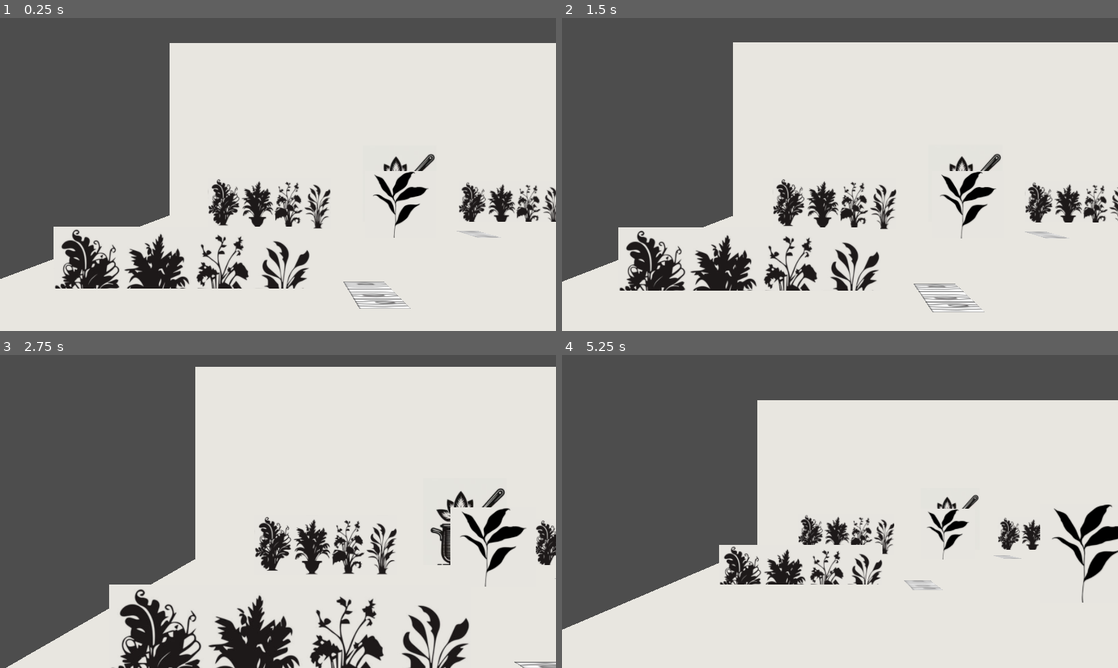
Above: before the commit, frames 1-4 (two rows, left to right).
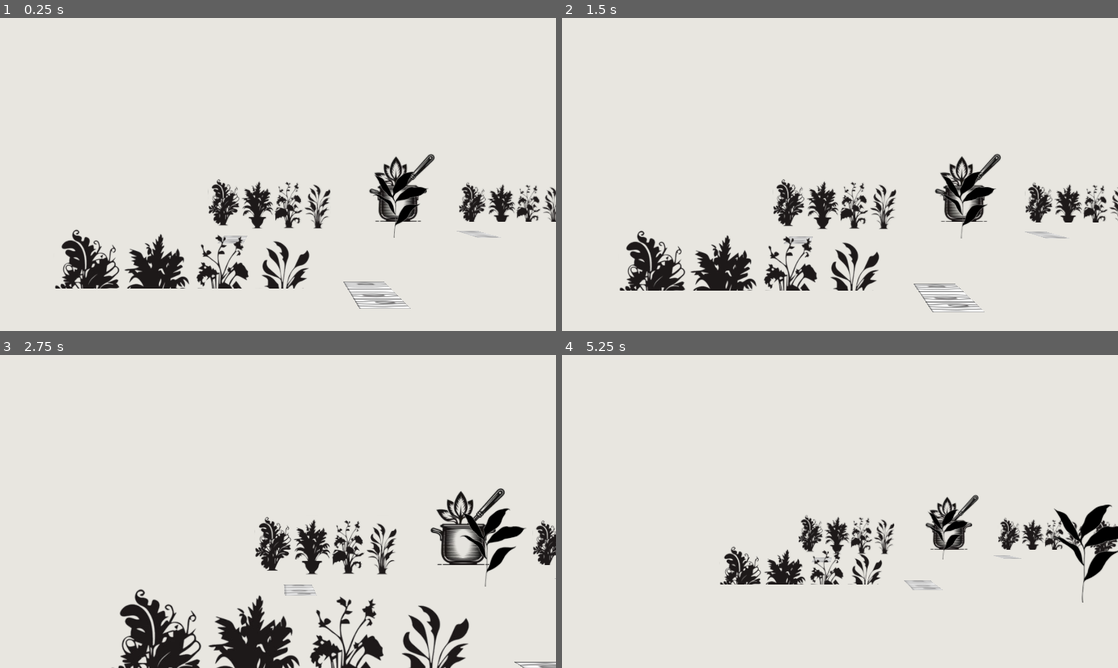
Above: after the commit, the same moments.

Repository: CharlExMachina/Its-a-secret-to-everyone
Game: Godot game, scene res://src/environments/explorable_zone.tscn
The game is run twice, just before and just after one commit, with the same random seed, the same clock (stepped at 60 frames per second) and the same inputs.
Inputs (mouse positions are in pixels of both pictures, inside the frame that each line leads up to):
- Up to frame 1 (0.25 s): no input
- Up to frame 2 (1.5 s): tap Enter at 0.5 s; move the mouse to (962, 158) at 0.52 s; press the mouse at (962, 158) at 0.53 s; release the mouse at (962, 158) at 1.25 s; tap Space at 1.25 s; drag from (728, 190) to (812, 237) at 1.27 s
- Up to frame 3 (2.75 s): move the mouse to (333, 442) at 2.02 s; press the mouse at (333, 442) at 2.03 s
- Up to frame 4 (5.25 s): release the mouse at (895, 442) at 2.75 s; tap Enter at 2.75 s; drag from (812, 574) to (673, 464) at 2.77 s; move the mouse to (1006, 558) at 3.52 s; press the mouse at (1006, 558) at 3.53 s; release the mouse at (1006, 558) at 4.25 s; tap Space at 4.25 s; drag from (673, 464) to (756, 433) at 4.27 s; move the mouse to (867, 511) at 5.02 s; press the mouse at (867, 511) at 5.03 s

The runs differ from the first frame. In frame 1, 28% of the frame differs, in the area x 0-100%, y 0-87%; in frame 2, 28%; in frame 3, 32%; in frame 4, 37%, in the area x 0-100%, y 0-88%.

Commit message:
WIP interaction system

Diff:
--- a/secret-to-everyone/src/entities/player/player.gd
+++ b/secret-to-everyone/src/entities/player/player.gd
@@ -27,6 +27,8 @@
 	var velocity_y := 0.0
 
 	if is_moving:
+		get_tree().call_group("CursorController", "set_cursor_pan")
+
 		if abs(motion.x) > DRAG_MOTION_X_MIN_THRESHOLD:
 			velocity_x = clampf(-motion.x, -DRAG_MOTION_MAX_X, DRAG_MOTION_MAX_X) # we invert the X value so the spanning motion feels natural
 		else:
@@ -51,6 +53,8 @@
 
 func stop_movement() -> void:
 	is_moving = false
+	get_tree().call_group("CursorController", "reset_cursor")
+	get_tree().call_group("CursorController", "set_default_cursor")
 
 
 func calculate_span_motion() -> Vector2:
--- /dev/null
+++ b/secret-to-everyone/src/entities/props/interactable_props/interactable_scroll.gd
@@ -0,0 +1,27 @@
+extends Area3D
+
+var information_popup = preload("res://src/entities/ui/information_popup.tscn")
+
+@export var item_name: String = ""
+@export_multiline var item_description: String = ""
+
+
+func _on_mouse_entered() -> void:
+	get_tree().call_group("CursorController", "set_investigation_cursor")
+
+
+func _on_mouse_exited() -> void:
+	get_tree().call_group("CursorController", "reset_cursor")
+
+
+func _on_input_event(camera: Node, event: InputEvent, event_position: Vector3, normal: Vector3, shape_idx: int) -> void:
+	if event is InputEventMouseMotion:
+		get_tree().call_group("CursorController", "set_investigation_cursor")
+	elif event is InputEventMouseButton:
+		if event.button_index == MOUSE_BUTTON_LEFT and event.pressed:
+			var popup_instance = information_popup.instantiate()
+
+			popup_instance.title = item_name
+			popup_instance.description = item_description
+
+			get_parent().add_child(popup_instance)
--- /dev/null
+++ b/secret-to-everyone/src/entities/props/interactable_props/interactable_scroll.tscn
@@ -0,0 +1,26 @@
+[gd_scene load_steps=4 format=3 uid="uid://vhf0l0b53njs"]
+
+[ext_resource type="Script" path="res://src/entities/props/interactable_props/interactable_scroll.gd" id="1_hen1t"]
+[ext_resource type="Texture2D" uid="uid://cyxbfkntq7dag" path="res://src/assets/sprites/scroll.png" id="1_tfyfj"]
+
+[sub_resource type="SphereShape3D" id="SphereShape3D_6ncqy"]
+radius = 0.596031
+
+[node name="InteractableScroll" type="Area3D"]
+script = ExtResource("1_hen1t")
+item_name = "Old Scroll"
+item_description = "A blank scroll, it looks very old but it makes zero sense for it to be empty.
+
+Maybe it's just a placeholder asset?"
+
+[node name="CollisionShape3D" type="CollisionShape3D" parent="."]
+transform = Transform3D(1, 0, 0, 0, 1, 0, 0, 0, 1, -0.168404, 0, 0)
+shape = SubResource("SphereShape3D_6ncqy")
+
+[node name="Sprite3D" type="Sprite3D" parent="."]
+transform = Transform3D(0.338045, 0, 0, 0, 0.338045, 0, 0, 0, 1, 0, 0, 0)
+texture = ExtResource("1_tfyfj")
+
+[connection signal="input_event" from="." to="." method="_on_input_event"]
+[connection signal="mouse_entered" from="." to="." method="_on_mouse_entered"]
+[connection signal="mouse_exited" from="." to="." method="_on_mouse_exited"]
--- /dev/null
+++ b/secret-to-everyone/src/entities/systems/cursor_controller/cursor_controller.gd
@@ -0,0 +1,54 @@
+extends Node
+
+var open_hand = preload("res://src/assets/sprites/cursors/hand_open.png")
+var pointer_hand = preload("res://src/assets/sprites/cursors/hand_point.png")
+var closed_hand = preload("res://src/assets/sprites/cursors/hand_closed.png")
+var investigate_object_cursor = preload("res://src/assets/sprites/cursors/zoom.png")
+
+var cursor_override_enabled := false
+
+func _ready() -> void:
+	set_default_cursor()
+
+
+func set_default_cursor() -> void:
+	if cursor_override_enabled:
+		return
+
+	Input.set_custom_mouse_cursor(open_hand)
+
+
+func set_cursor_pointer() -> void:
+	if cursor_override_enabled:
+		return
+
+	Input.set_custom_mouse_cursor(pointer_hand)
+	cursor_override_enabled = true
+
+
+func set_cursor_pan() -> void:
+	if cursor_override_enabled:
+		return
+
+	Input.set_custom_mouse_cursor(closed_hand)
+	cursor_override_enabled = true
+
+
+func set_investigation_cursor() -> void:
+	if cursor_override_enabled:
+		return
+
+	Input.set_custom_mouse_cursor(investigate_object_cursor)
+	cursor_override_enabled = true
+
+
+func reset_cursor() -> void:
+	if cursor_override_enabled == false:
+		return
+
+	cursor_override_enabled = false
+
+
+func _notification(what: int) -> void:
+	if what == NOTIFICATION_APPLICATION_FOCUS_IN:
+		set_default_cursor()
--- /dev/null
+++ b/secret-to-everyone/src/entities/systems/cursor_controller/cursor_controller.tscn
@@ -0,0 +1,6 @@
+[gd_scene load_steps=2 format=3 uid="uid://nhyis68owura"]
+
+[ext_resource type="Script" path="res://src/entities/systems/cursor_controller/cursor_controller.gd" id="1_24y70"]
+
+[node name="CursorController" type="Node"]
+script = ExtResource("1_24y70")
--- /dev/null
+++ b/secret-to-everyone/src/entities/ui/information_popup.gd
@@ -0,0 +1,15 @@
+extends Control
+
+var title: String:
+	get:
+		return title
+	set(value):
+		title = value
+		$Panel/TitleLabel.text = value
+
+var description: String:
+	get:
+		return description
+	set(value):
+		description = value
+		$Panel/DescriptionLabel.text = value
--- /dev/null
+++ b/secret-to-everyone/src/entities/ui/information_popup.tscn
@@ -0,0 +1,64 @@
+[gd_scene load_steps=6 format=3 uid="uid://dch0yp31l32l7"]
+
+[ext_resource type="Script" path="res://src/entities/ui/information_popup.gd" id="1_1hke8"]
+[ext_resource type="FontFile" uid="uid://cr0veva7b3pab" path="res://src/assets/fonts/caveat_regular.ttf" id="2_7ps1r"]
+
+[sub_resource type="StyleBoxFlat" id="StyleBoxFlat_5flj4"]
+bg_color = Color(0, 0, 0, 0.698039)
+
+[sub_resource type="LabelSettings" id="LabelSettings_l1k13"]
+font_size = 86
+
+[sub_resource type="LabelSettings" id="LabelSettings_0c0bj"]
+font_size = 42
+
+[node name="InformationPopup" type="Control"]
+layout_mode = 3
+anchors_preset = 15
+anchor_right = 1.0
+anchor_bottom = 1.0
+grow_horizontal = 2
+grow_vertical = 2
+script = ExtResource("1_1hke8")
+
+[node name="Panel" type="Panel" parent="."]
+layout_mode = 1
+anchors_preset = 15
+anchor_right = 1.0
+anchor_bottom = 1.0
+grow_horizontal = 2
+grow_vertical = 2
+theme_override_styles/panel = SubResource("StyleBoxFlat_5flj4")
+metadata/_edit_lock_ = true
+
+[node name="TitleLabel" type="Label" parent="Panel"]
+layout_mode = 1
+anchors_preset = 10
+anchor_right = 1.0
+offset_top = 25.0
+offset_bottom = 48.0
+grow_horizontal = 2
+theme_override_fonts/font = ExtResource("2_7ps1r")
+theme_override_font_sizes/font_size = 41
+text = "Title"
+label_settings = SubResource("LabelSettings_l1k13")
+horizontal_alignment = 1
+
+[node name="DescriptionLabel" type="Label" parent="Panel"]
+layout_mode = 1
+anchors_preset = 8
+anchor_left = 0.5
+anchor_top = 0.5
+anchor_right = 0.5
+anchor_bottom = 0.5
+offset_left = -495.0
+offset_top = -143.0
+offset_right = 495.0
+offset_bottom = 143.0
+grow_horizontal = 2
+grow_vertical = 2
+theme_override_fonts/font = ExtResource("2_7ps1r")
+theme_override_font_sizes/font_size = 36
+text = "This is a long description for an item in the game, it has lots and lots of information!"
+label_settings = SubResource("LabelSettings_0c0bj")
+autowrap_mode = 2
--- a/secret-to-everyone/src/environments/explorable_zone.tscn
+++ b/secret-to-everyone/src/environments/explorable_zone.tscn
@@ -6,10 +6,14 @@
 [ext_resource type="PackedScene" uid="uid://kah8tdguoi58" path="res://src/entities/props/plants.tscn" id="4_agoex"]
 [ext_resource type="PackedScene" uid="uid://c7sepyyxwa6t3" path="res://src/entities/props/single_plant.tscn" id="5_21qpq"]
 [ext_resource type="PackedScene" uid="uid://1upkvfuvg5k7" path="res://src/entities/player/player.tscn" id="6_l2t86"]
+[ext_resource type="PackedScene" uid="uid://nhyis68owura" path="res://src/entities/systems/cursor_controller/cursor_controller.tscn" id="7_kkkgd"]
+[ext_resource type="PackedScene" uid="uid://vhf0l0b53njs" path="res://src/entities/props/interactable_props/interactable_scroll.tscn" id="8_wxula"]
 
 [sub_resource type="BoxMesh" id="BoxMesh_6k66e"]
 
 [node name="ExplorableZone" type="Node"]
+
+[node name="CursorController" parent="." groups=["CursorController"] instance=ExtResource("7_kkkgd")]
 
 [node name="MeshInstance3D" type="MeshInstance3D" parent="."]
 transform = Transform3D(19.843, 0, 0, 0, 1, 0, 0, 0, 6.3492, 0, 0, 0)
@@ -17,7 +21,7 @@
 mesh = SubResource("BoxMesh_6k66e")
 
 [node name="MeshInstance3D2" type="MeshInstance3D" parent="."]
-transform = Transform3D(19.843, 0, 0, 0, -4.37114e-08, -6.3492, 0, 1, -2.77532e-07, -0.345512, 2.36153, -3.86103)
+transform = Transform3D(39.8913, 0, 0, 0, -4.37114e-08, -12.1151, 0, 1, -5.29566e-07, -0.345512, 2.36153, -3.86103)
 material_override = ExtResource("1_cce0b")
 cast_shadow = 0
 mesh = SubResource("BoxMesh_6k66e")
@@ -83,9 +87,6 @@
 [node name="SinglePlant2" parent="." instance=ExtResource("5_21qpq")]
 transform = Transform3D(0.281704, 0, 0, 0, 0.281704, 0, 0, 0, 0.281704, -4.88273, 1.02512, -0.7823)
 
-[node name="SinglePlant3" parent="." instance=ExtResource("5_21qpq")]
-transform = Transform3D(0.281704, 0, 0, 0, 0.281704, 0, 0, 0, 0.281704, 4.04315, 1.31043, -1.863)
-
 [node name="SinglePlant4" parent="." instance=ExtResource("5_21qpq")]
 transform = Transform3D(0.281704, 0, 0, 0, 0.281704, 0, 0, 0, 0.281704, 1.48057, 1.10511, -1.83898)
 
@@ -97,3 +98,6 @@
 
 [node name="Player" parent="." instance=ExtResource("6_l2t86")]
 transform = Transform3D(1, 0, 0, 0, 1, 0, 0, 0, 1, -7.00846, 0.496474, 2.75105)
+
+[node name="InteractableScroll" parent="." instance=ExtResource("8_wxula")]
+transform = Transform3D(1, 0, 0, 0, 1, 0, 0, 0, 1, 4.4563, 2.28192, -3.04338)
Binary file added: secret-to-everyone/src/assets/fonts/caveat_regular.ttf
Not shown, added: secret-to-everyone/src/assets/fonts/caveat_regular.ttf.import
Binary file added: secret-to-everyone/src/assets/sprites/cursors/hand_closed.png
Not shown, added: secret-to-everyone/src/assets/sprites/cursors/hand_closed.png.import
Binary file added: secret-to-everyone/src/assets/sprites/cursors/hand_open.png
Not shown, added: secret-to-everyone/src/assets/sprites/cursors/hand_open.png.import
Binary file added: secret-to-everyone/src/assets/sprites/cursors/hand_point.png
Not shown, added: secret-to-everyone/src/assets/sprites/cursors/hand_point.png.import
Binary file added: secret-to-everyone/src/assets/sprites/cursors/message_dots_round.png
Not shown, added: secret-to-everyone/src/assets/sprites/cursors/message_dots_round.png.import
Binary file added: secret-to-everyone/src/assets/sprites/cursors/zoom.png
Not shown, added: secret-to-everyone/src/assets/sprites/cursors/zoom.png.import
(and 6 more such lines)
